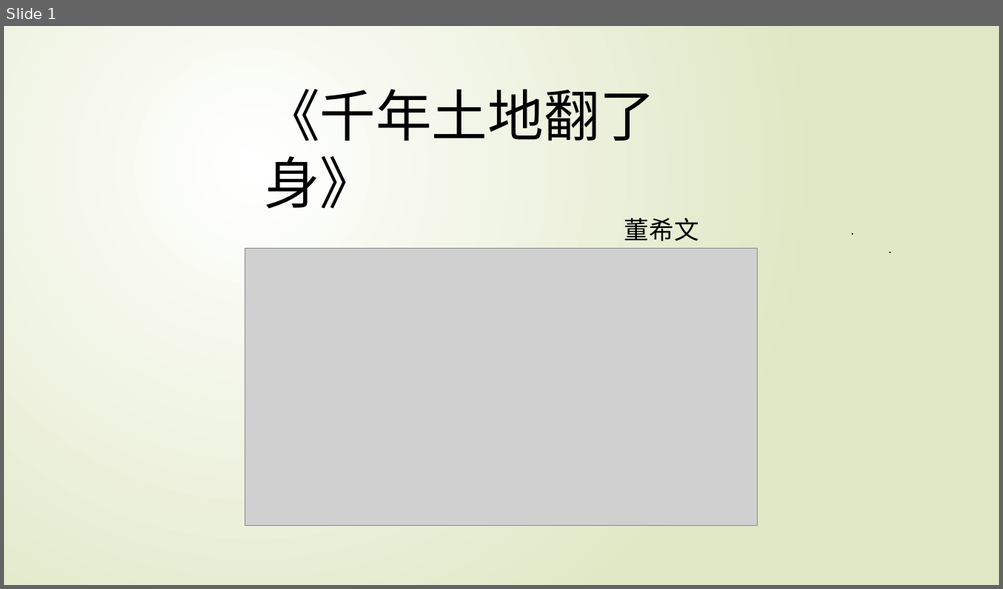
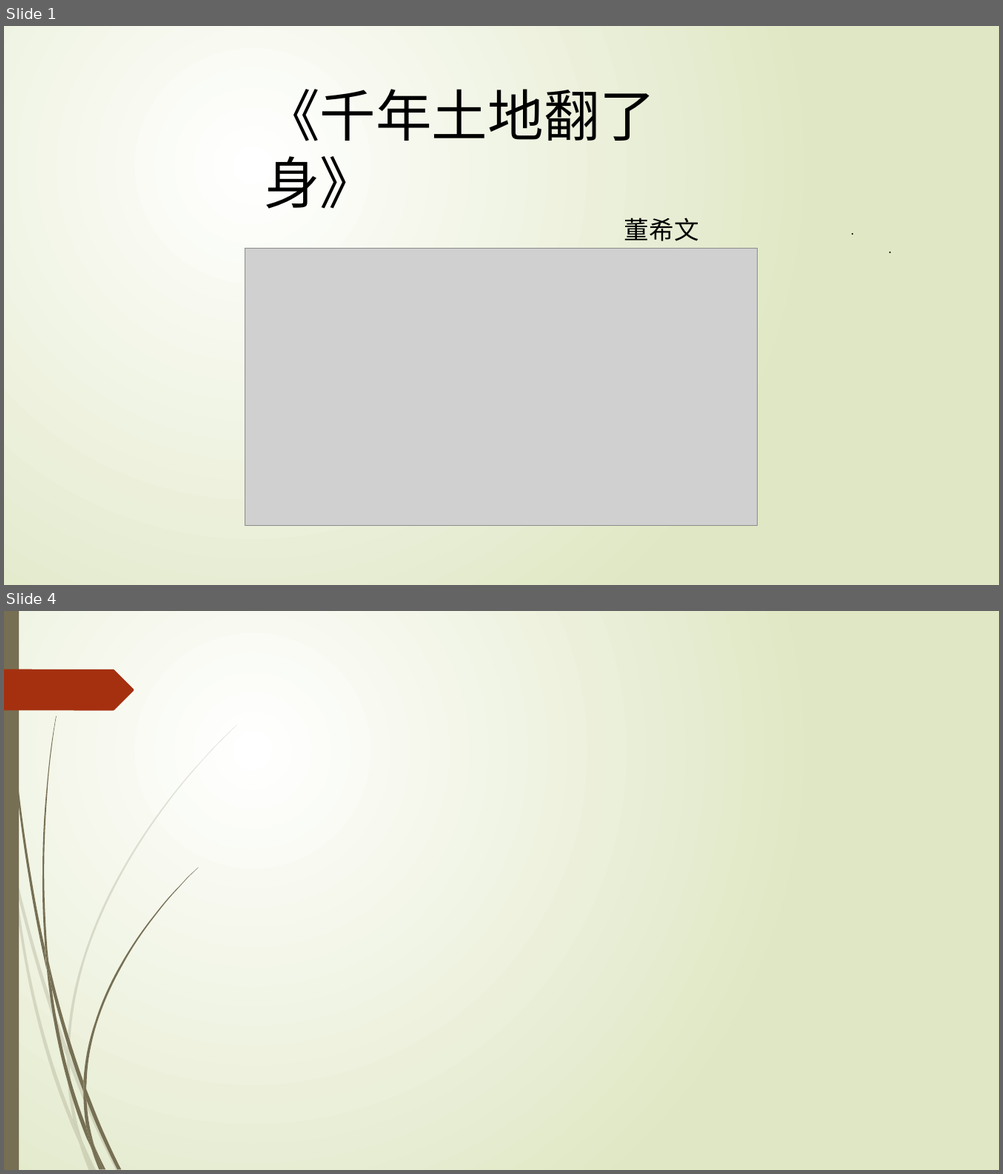
Before and after one commit to Zhao-Yidan1982/meishuzuoye, a slide deck: 《千年土地翻了身》.pptx. Shown one above the other, each under a label of ours: slide 1 before the commit, slides 1 and 4 after it; the slides between them are not shown. The pictures are 1003x589 and 1003x1174 pixels, drawn with LibreOffice and Linux fonts; fonts in the diff are those of the drawing; grey boxes stand for pictures; background and template pictures are left out. Boxes give left, top, right and bottom in pixels: in the first picture for what was removed or moved away, otherwise in the second. Text is boxed around its words. In the diff, an @@ line names an element or a change of style, - is before the commit and + after.

```diff
--- a/《千年土地翻了身》.pptx
+++ b/《千年土地翻了身》.pptx
@@ slide 4 added at (x1=4, y1=611, x2=999, y2=1170), background picture (left out) @@
@@ rectangle added at (x1=4, y1=611, x2=19, y2=1170), fill #766F54 @@
@@ freeform shape added at (x1=4, y1=669, x2=134, y2=710), fill #A53010 @@
@@ group added at (x1=4, y1=725, x2=237, y2=1170): 10 freeform shapes @@
@@ group added at (x1=6, y1=611, x2=198, y2=1170): 12 freeform shapes @@
```
Also in this commit, not shown: 1 slide changed, 2 other slides added, 1 slide removed, 3 other files.
